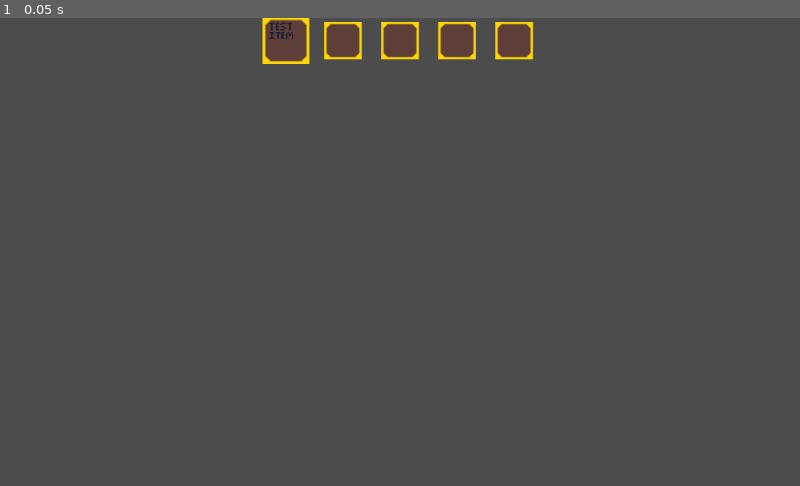
Above: before the commit, frame 1.
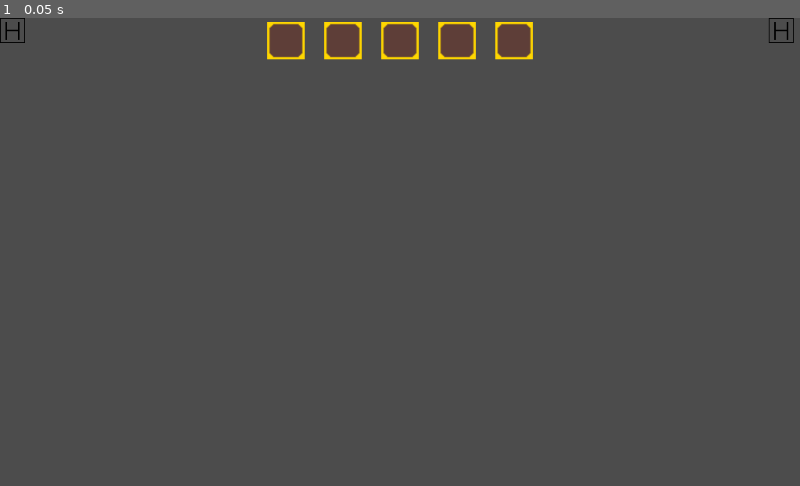
Above: after the commit, the same moment.

Repository: Scriptyure/Team-1528_WaterGame
Game: Godot game, scene res://Scenes/World.tscn
The game is run twice, just before and just after one commit, with the same random seed, the same clock (stepped at 60 frames per second) and the same inputs.
Inputs:
- Up to frame 1 (0.05 s): no input

The runs differ from the first frame. In frame 1, 0.4% of the frame differs, in the area x 0-100%, y 0-10%.

Commit message:
Added basic UIManagement, WIP

Diff:
--- a/Items/TestItem.tscn
+++ /dev/null
@@ -1,6 +0,0 @@
-[gd_scene load_steps=2 format=2]
-
-[ext_resource path="res://Items/ItemClass/Item-TestItem.gd" type="Script" id=1]
-
-[node name="Node2D" type="Node2D"]
-script = ExtResource( 1 )
--- a/Scenes/World.tscn
+++ b/Scenes/World.tscn
@@ -1,6 +1,7 @@
-[gd_scene load_steps=2 format=2]
+[gd_scene load_steps=3 format=2]
 
 [ext_resource path="res://Scripts/Inventory/InventoryController.gd" type="Script" id=1]
+[ext_resource path="res://Scripts/UIManager.gd" type="Script" id=2]
 
 [node name="World" type="Node2D"]
 
@@ -9,3 +10,6 @@
 
 [node name="PlayerCamera" type="Camera2D" parent="."]
 current = true
+
+[node name="UI" type="Node" parent="."]
+script = ExtResource( 2 )
--- a/Scripts/Inventory/InventoryController.gd
+++ b/Scripts/Inventory/InventoryController.gd
@@ -47,7 +47,7 @@
 
 	# --- Debug addItem's ---
 	#addItem(ResourceLoader.load("res://Items/ItemClass/Item-RoboLol.gd"))
-	addItem(TestItemClass)
+	#addItem(TestItemClass)
 
 func _process(delta):
 	# Calculate center of Inventory
--- a/Scripts/UIManager.gd
+++ b/Scripts/UIManager.gd
@@ -0,0 +1,57 @@
+extends Node
+
+onready var camera : Camera2D = get_node("/root/World/PlayerCamera")
+var UIElements = []
+var spriteScale = 1
+
+# Horizontal, Vertical
+var UIElementPadding = []
+enum UIElementIndex{
+	healthElement = 0,
+	coinElement = 1
+}
+
+class UIElement:
+	var _image : Texture
+	var _location : Vector2
+	var _spriteNode : Sprite
+
+	func _init(image : Texture, location : Vector2):
+		_spriteNode = Sprite.new()
+		_image = image
+		_location = location
+
+		_spriteNode.texture = _image
+
+
+
+
+
+
+
+func _ready():
+	var healthElement = UIElement.new(ResourceLoader.load("res://Assets/Image/Health-TestImage.png"), Vector2(0,0))
+	var coinElement = UIElement.new(ResourceLoader.load("res://Assets/Image/Health-TestImage.png"), Vector2(0,0))
+
+	UIElements.resize(UIElementIndex.size())
+	UIElements[UIElementIndex.healthElement] = healthElement
+	UIElements[UIElementIndex.coinElement] = coinElement
+
+
+func _process(delta):
+	var viewSize = camera.get_viewport().size
+
+	updateElementLocation(UIElementIndex.healthElement, Vector2(UIElements[UIElementIndex.healthElement]._image.get_width()/2,UIElements[UIElementIndex.healthElement]._image.get_height()/2))
+	updateElementLocation(UIElementIndex.coinElement, Vector2(1000,UIElements[UIElementIndex.coinElement]._image.get_height()/2))
+
+	for element in range(UIElements.size()):
+		if UIElements[element]._spriteNode.get_parent() != self:
+			add_child(UIElements[element]._spriteNode)
+		UIElements[element]._spriteNode.position = Vector2((camera.get_camera_screen_center().x-viewSize.x/2)+UIElements[element]._location.x,(camera.get_camera_screen_center().y - viewSize.y/2)+UIElements[element]._location.y)
+
+
+func updateElementImage(element, image : Image):
+	UIElements[element]._image = image
+
+func updateElementLocation(element, location : Vector2):
+		UIElements[element]._location = location
Not shown, changed: .mono/metadata/ide_messaging_meta.txt
Binary file added: Assets/Image/Health-TestImage.png
Not shown, added: Assets/Image/Health-TestImage.png.import
